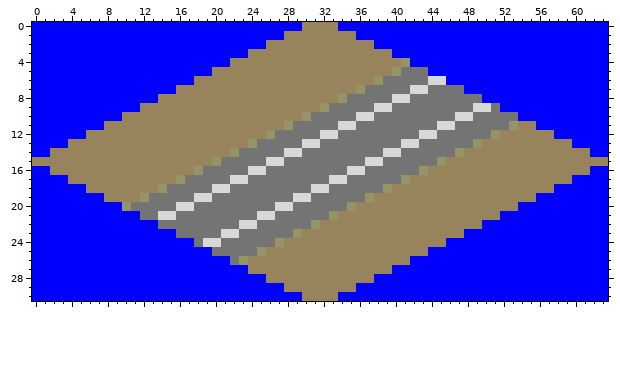
Pixel-art sprite: src/sprites/1012.png. Above is the file before it was changed.
The file is 64x31 pixels.
Now the later version:
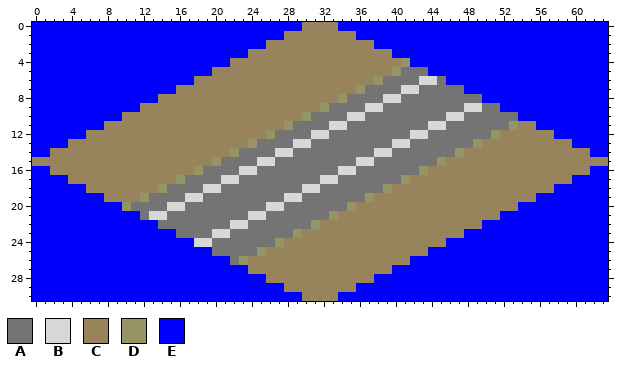
Palette (. is transparent): A #747474  B #d8d8d8  C #98845c  D #949464  E #0000ff
Diff:
@@ x 11..52 @@
  5 EEEEEEEEECCCCCCCCCCCCCCCCCCCCDAAAEEEEEEEEE
- 6 EEEEEEECCCCCCCCCCCCCCCCCCCCDAAAAABBEEEEEEE
- 7 EEEEECCCCCCCCCCCCCCCCCCCCDAAAAABBAAAAEEEEE
- 8 EEECCCCCCCCCCCCCCCCCCCCDAAAAABBAAAAAAAAEEE
- 9 ECCCCCCCCCCCCCCCCCCCCDAAAAABBAAAAAAAAABBAE
-10 CCCCCCCCCCCCCCCCCCCDAAAAABBAAAAAAAAABBAAAA
-11 CCCCCCCCCCCCCCCCCDAAAAABBAAAAAAAAABBAAAAAA
-12 CCCCCCCCCCCCCCCDAAAAABBAAAAAAAAABBAAAAAADC
-13 CCCCCCCCCCCCCDAAAAABBAAAAAAAAABBAAAAAADCCC
-14 CCCCCCCCCCCDAAAAABBAAAAAAAAABBAAAAAADCCCCC
-15 CCCCCCCCCDAAAAABBAAAAAAAAABBAAAAAADCCCCCCC
-16 CCCCCCCDAAAAABBAAAAAAAAABBAAAAAADCCCCCCCCC
-17 CCCCCDAAAAABBAAAAAAAAABBAAAAAADCCCCCCCCCCC
-18 CCCDAAAAABBAAAAAAAAABBAAAAAADCCCCCCCCCCCCC
-19 CDAAAAABBAAAAAAAAABBAAAAAADCCCCCCCCCCCCCCC
-20 AAAAABBAAAAAAAAABBAAAAAADCCCCCCCCCCCCCCCCC
-21 EAABBAAAAAAAAABBAAAAAADCCCCCCCCCCCCCCCCCCE
-22 EEEAAAAAAAAABBAAAAAADCCCCCCCCCCCCCCCCCCEEE
-23 EEEEEAAAAABBAAAAAADCCCCCCCCCCCCCCCCCCEEEEE
-24 EEEEEEEABBAAAAAADCCCCCCCCCCCCCCCCCCEEEEEEE
+ 6 EEEEEEECCCCCCCCCCCCCCCCCCCCDAAAABBAEEEEEEE
+ 7 EEEEECCCCCCCCCCCCCCCCCCCCDAAAABBAAAAAEEEEE
+ 8 EEECCCCCCCCCCCCCCCCCCCCDAAAABBAAAAAAAAAEEE
+ 9 ECCCCCCCCCCCCCCCCCCCCDAAAABBAAAAAAAAABBAAE
+10 CCCCCCCCCCCCCCCCCCCDAAAABBAAAAAAAAABBAAAAA
+11 CCCCCCCCCCCCCCCCCDAAAABBAAAAAAAAABBAAAAAAA
+12 CCCCCCCCCCCCCCCDAAAABBAAAAAAAAABBAAAAAAADC
+13 CCCCCCCCCCCCCDAAAABBAAAAAAAAABBAAAAAAADCCC
+14 CCCCCCCCCCCDAAAABBAAAAAAAAABBAAAAAAADCCCCC
+15 CCCCCCCCCDAAAABBAAAAAAAAABBAAAAAAADCCCCCCC
+16 CCCCCCCDAAAABBAAAAAAAAABBAAAAAAADCCCCCCCCC
+17 CCCCCDAAAABBAAAAAAAAABBAAAAAAADCCCCCCCCCCC
+18 CCCDAAAABBAAAAAAAAABBAAAAAAADCCCCCCCCCCCCC
+19 CDAAAABBAAAAAAAAABBAAAAAAADCCCCCCCCCCCCCCC
+20 AAAABBAAAAAAAAABBAAAAAAADCCCCCCCCCCCCCCCCC
+21 EABBAAAAAAAAABBAAAAAAADCCCCCCCCCCCCCCCCCCE
+22 EEEAAAAAAAABBAAAAAAADCCCCCCCCCCCCCCCCCCEEE
+23 EEEEEAAAABBAAAAAAADCCCCCCCCCCCCCCCCCCEEEEE
+24 EEEEEEEBBAAAAAAADCCCCCCCCCCCCCCCCCCEEEEEEE
 25 EEEEEEEEEAAAAADCCCCCCCCCCCCCCCCCCEEEEEEEEE
Pixel boxes of the changes (left, top, right, bottom) in both pictures:
changed: (149, 76, 491, 247)
